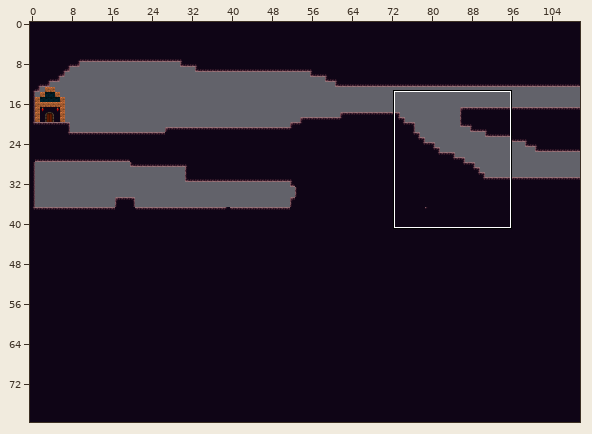
Two versions of a level (Tiled map, MyChildhoodNightmare/resources/firstTileset.tmx). The first picture is a wide view before the edit; the outline marks the close-up.
Close-up. As it was:
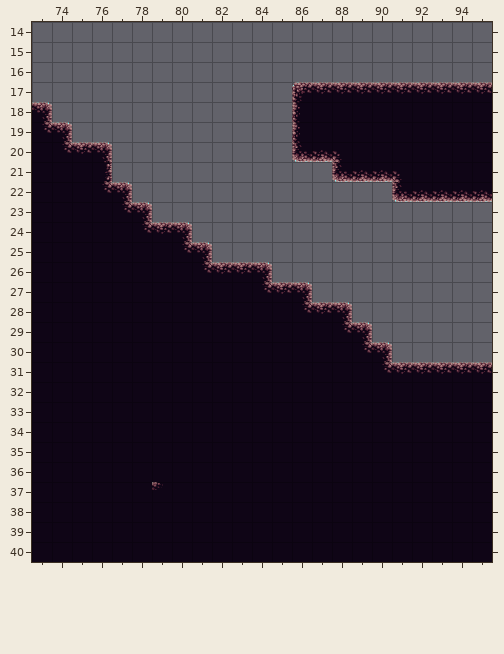
Cells are 32x32 px. Shown: x 73..95, y 14..40. The commit also changed other parts of the map, which this record leaves out.
After:
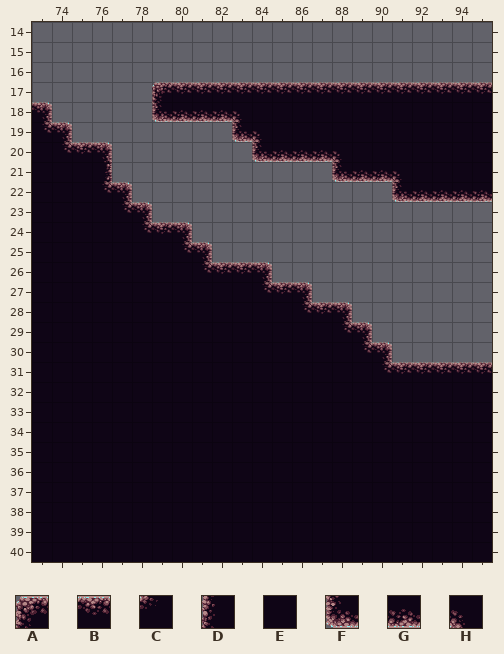
Key: from "tiles": A 0, B 1, C 7, D 10, E 11, F 20, G 21, H 82.
_ is an empty cell.
The exact change:
Layer "ground":
y 17: x 79..86 _______A -> ABBBBBBB
y 18: x 79..86 _______D -> FGGGHEEE
y 19: x 83..86 ___D -> FHEE
y 20: x 84..86 __F -> FGG
y 37: x 79 C -> E
